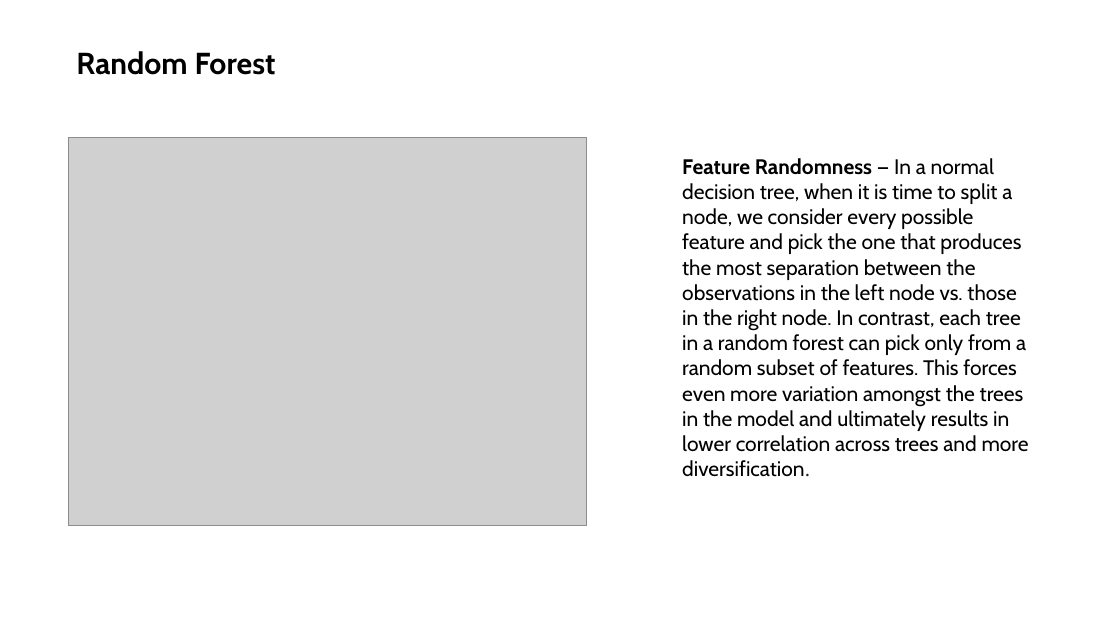
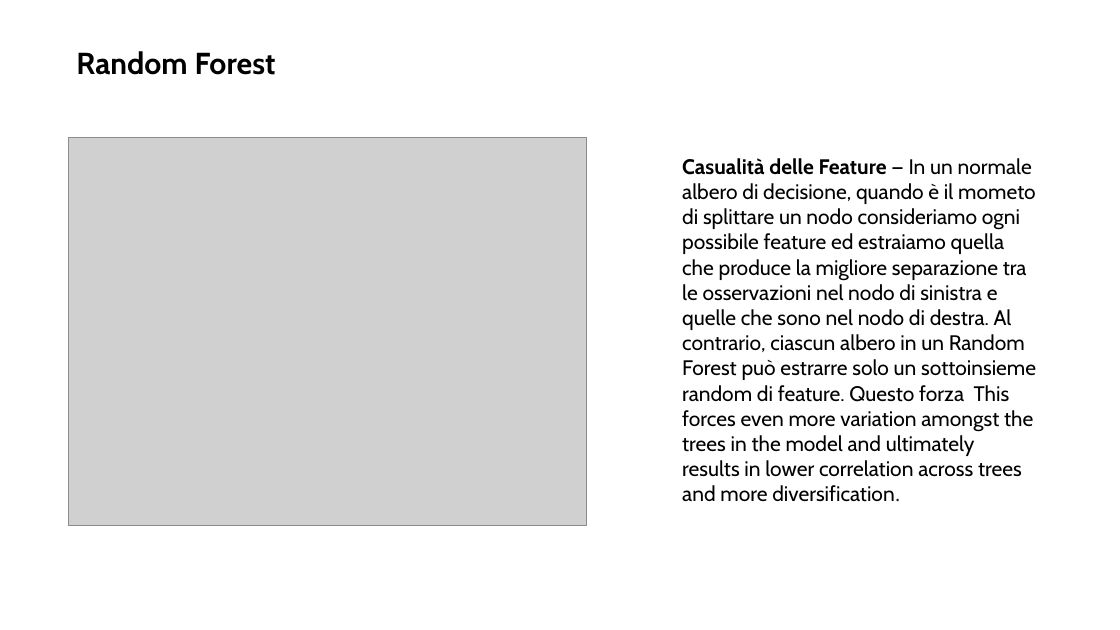
Before and after one commit to neural1977/data_science_interview_material, a slide deck: slide 24 of Machine_Learning/Machine Learning Alberi di Decisione e Random Forest_ita.pptx. Drawn at 1120x630 pixels with LibreOffice and Linux fonts; fonts in the diff are those of the drawing; grey boxes stand for pictures. Boxes give left, top, right and bottom in pixels: in the first picture for what was removed or moved away, otherwise in the second. Text is boxed around its words. In the diff, an @@ line names an element or a change of style, - is before the commit and + after.

```diff
--- a/Machine_Learning/Machine Learning Alberi di Decisione e Random Forest_ita.pptx
+++ b/Machine_Learning/Machine Learning Alberi di Decisione e Random Forest_ita.pptx
@@ text at [682,158,1036,502]: text changed @@
-Feature Randomness — In a normal decision tree, when it is time to split a node, we consider every possible feature and pick the one that produces the most separation between the observations in the left node vs. those in the right node. In contrast, each tree in a random forest can pick only from a random subset of features. This forces even more variation amongst the trees in the model and ultimately results in lower correlation across trees and more diversification.
+Casualità delle Feature — In un normale albero di decisione, quando è il mometo di splittare un nodo consideriamo ogni possibile feature ed estraiamo quella che produce la migliore separazione tra le osservazioni nel nodo di sinistra e quelle che sono nel nodo di destra. Al contrario, ciascun albero in un Random Forest può estrarre solo un sottoinsieme random di feature. Questo forza This forces even more variation amongst the trees in the model and ultimately results in lower correlation across trees and more diversification.
```
Also in this commit, not shown: 3 other slides changed, 7 slides added, 7 slides removed.
